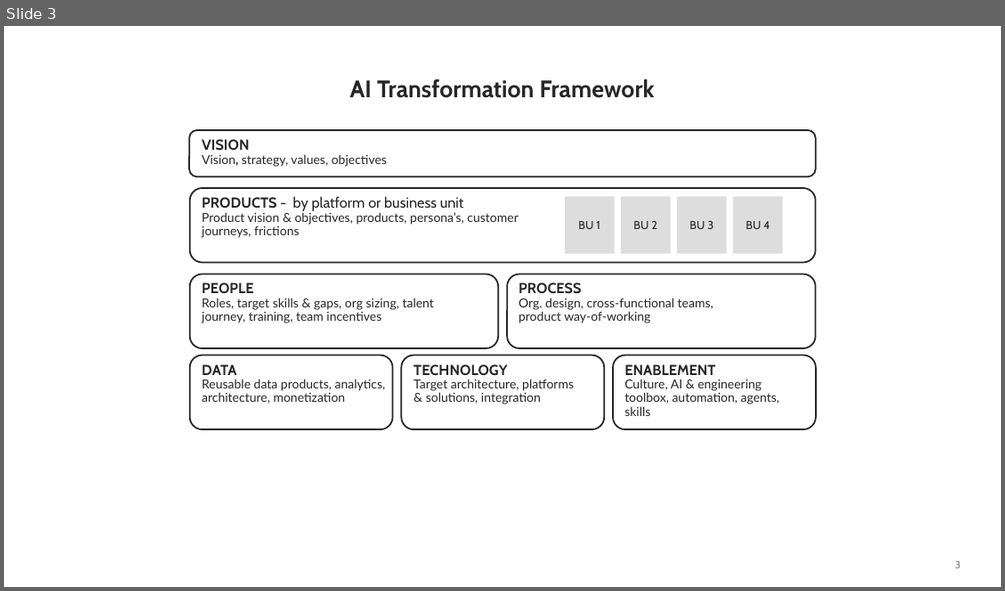
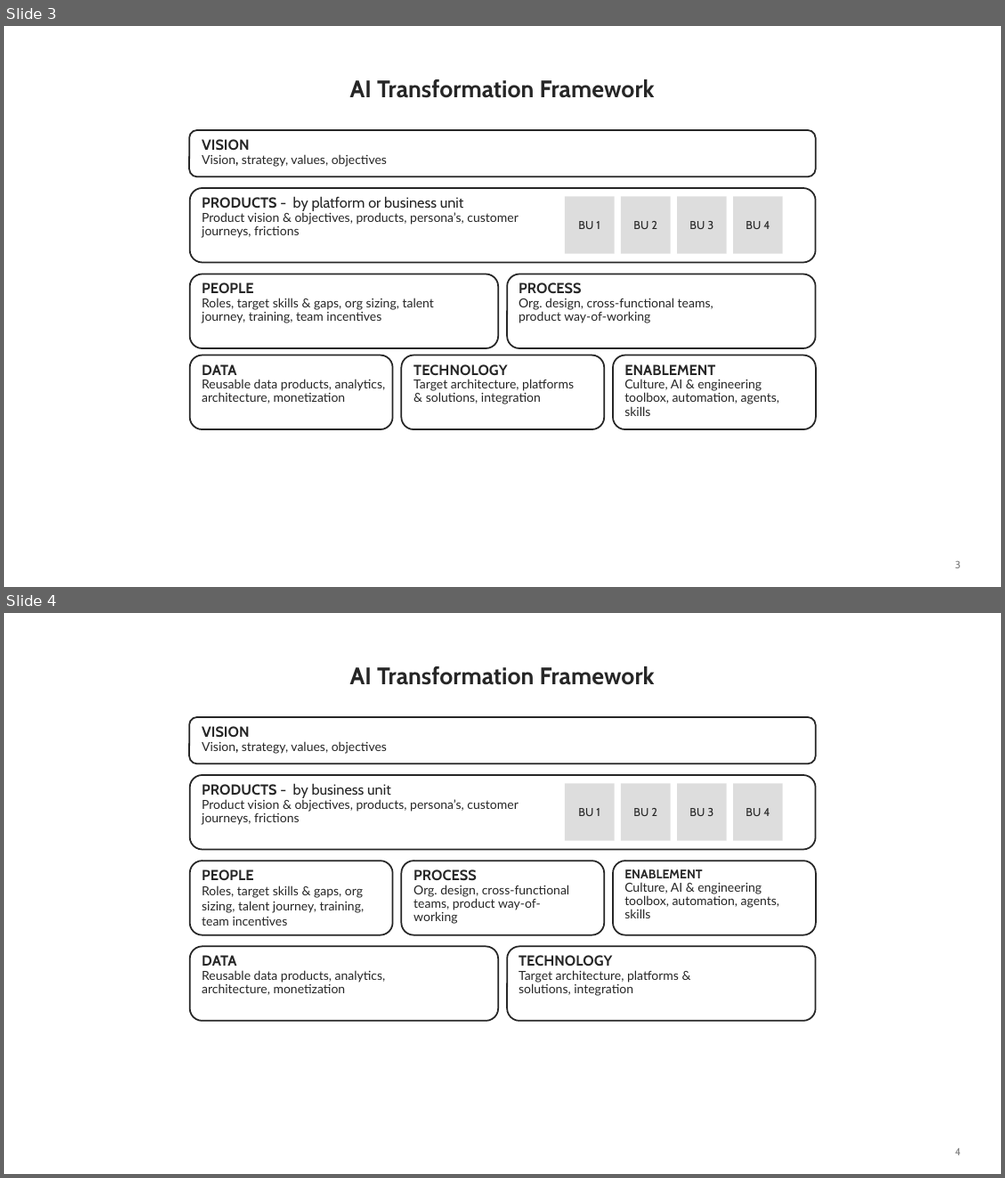
Before and after one commit to shartgers/book, a slide deck: input/AI Transformation framework for European CEO’s.pptx. Shown one above the other, each under a label of ours: slide 3 before the commit, slides 3 and 4 after it. The pictures are 1005x591 and 1005x1178 pixels, drawn with LibreOffice and Linux fonts; fonts in the diff are those of the drawing; background and template pictures are left out. Boxes give left, top, right and bottom in pixels: in the first picture for what was removed or moved away, otherwise in the second. Text is boxed around its words. In the diff, an @@ line names an element or a change of style, - is before the commit and + after.

Commit message:
Added chapter on Product Layer

```diff
--- a/input/AI Transformation framework for European CEO’s.pptx
+++ b/input/AI Transformation framework for European CEO’s.pptx
@@ slide 4 added at (4, 613, 1001, 1174), background #FFFFFF; not listed: 1 template element that a slide beside it also shows @@
@@ title added at (350, 666, 655, 685), 23 pt, text #262626, bold @@
+AI Transformation Framework
@@ rounded rectangle added at (189, 717, 816, 763), outline #262626 1.5 pt @@
@@ text added at (202, 726, 387, 754), 12 pt, text #262626 @@
+VISION
+Vision, strategy, values, objectives
@@ rounded rectangle added at (189, 775, 816, 850), outline #262626 1.5 pt @@
@@ text added at (202, 783, 518, 825), 12 pt, text #262626 @@
+PRODUCTS - by business unit
+Product vision & objectives, products, persona’s, customer journeys, frictions
@@ rectangle added at (565, 784, 615, 840), fill #595959 at 20% opacity, 11 pt, text #262626 @@
+BU 1
@@ rectangle added at (621, 784, 671, 840), fill #595959 at 20% opacity, 11 pt, text #262626 @@
+BU 2
@@ rectangle added at (677, 784, 727, 840), fill #595959 at 20% opacity, 11 pt, text #262626 @@
+BU 3
@@ rectangle added at (733, 784, 783, 840), fill #595959 at 20% opacity, 11 pt, text #262626 @@
+BU 4
@@ rounded rectangle added at (189, 860, 392, 934), outline #262626 1.5 pt @@
@@ text added at (202, 869, 364, 925), 12 pt, text #262626 @@
+PEOPLE
+Roles, target skills & gaps, org sizing, talent journey, training, team incentives
@@ rounded rectangle added at (401, 860, 604, 934), outline #262626 1.5 pt @@
@@ text added at (413, 869, 569, 910), 12 pt, text #262626 @@
+PROCESS
+Org. design, cross-functional teams, product way-of-working
@@ rounded rectangle added at (613, 860, 816, 934), outline #262626 1.5 pt @@
@@ text added at (624, 869, 779, 918), 12 pt, text #262626 @@
+ENABLEMENT
+Culture, AI & engineering toolbox, automation, agents, skills
@@ rounded rectangle added at (189, 947, 498, 1021), outline #262626 1.5 pt @@
@@ text added at (202, 955, 386, 995), 12 pt, text #262626 @@
+DATA
+Reusable data products, analytics, architecture, monetization
@@ rounded rectangle added at (507, 947, 816, 1021), outline #262626 1.5 pt @@
@@ text added at (518, 955, 679, 996), 12 pt, text #262626 @@
+TECHNOLOGY
+Target architecture, platforms & solutions, integration
```
Also in this commit, not shown: 37 other files.
